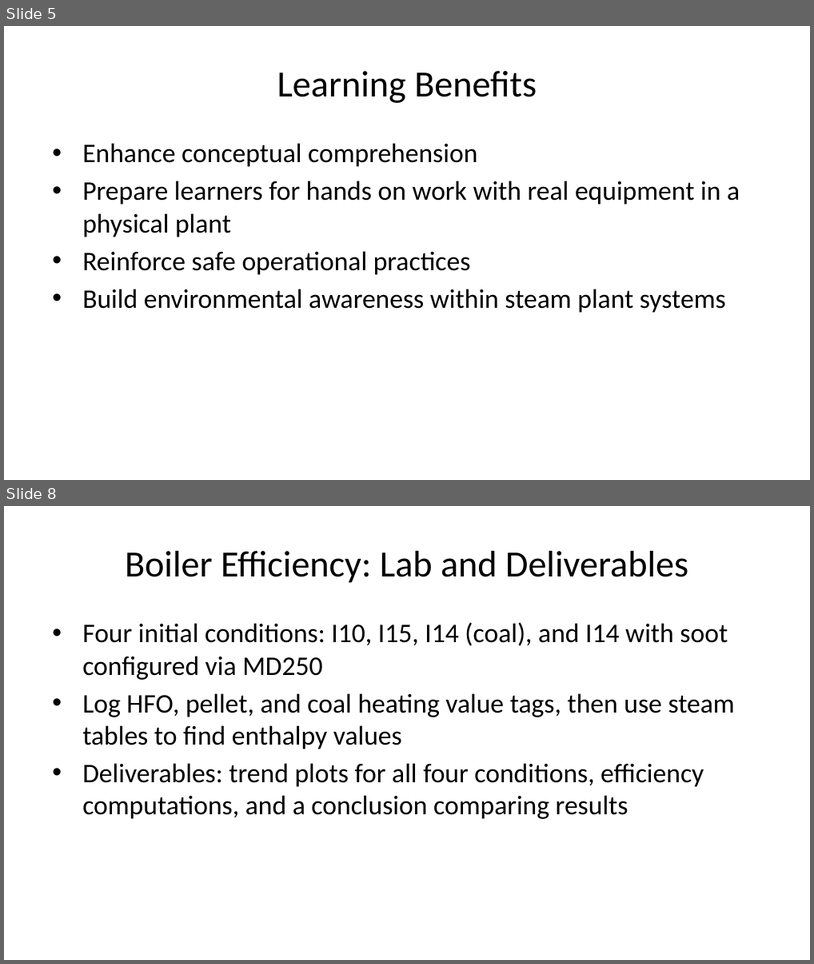
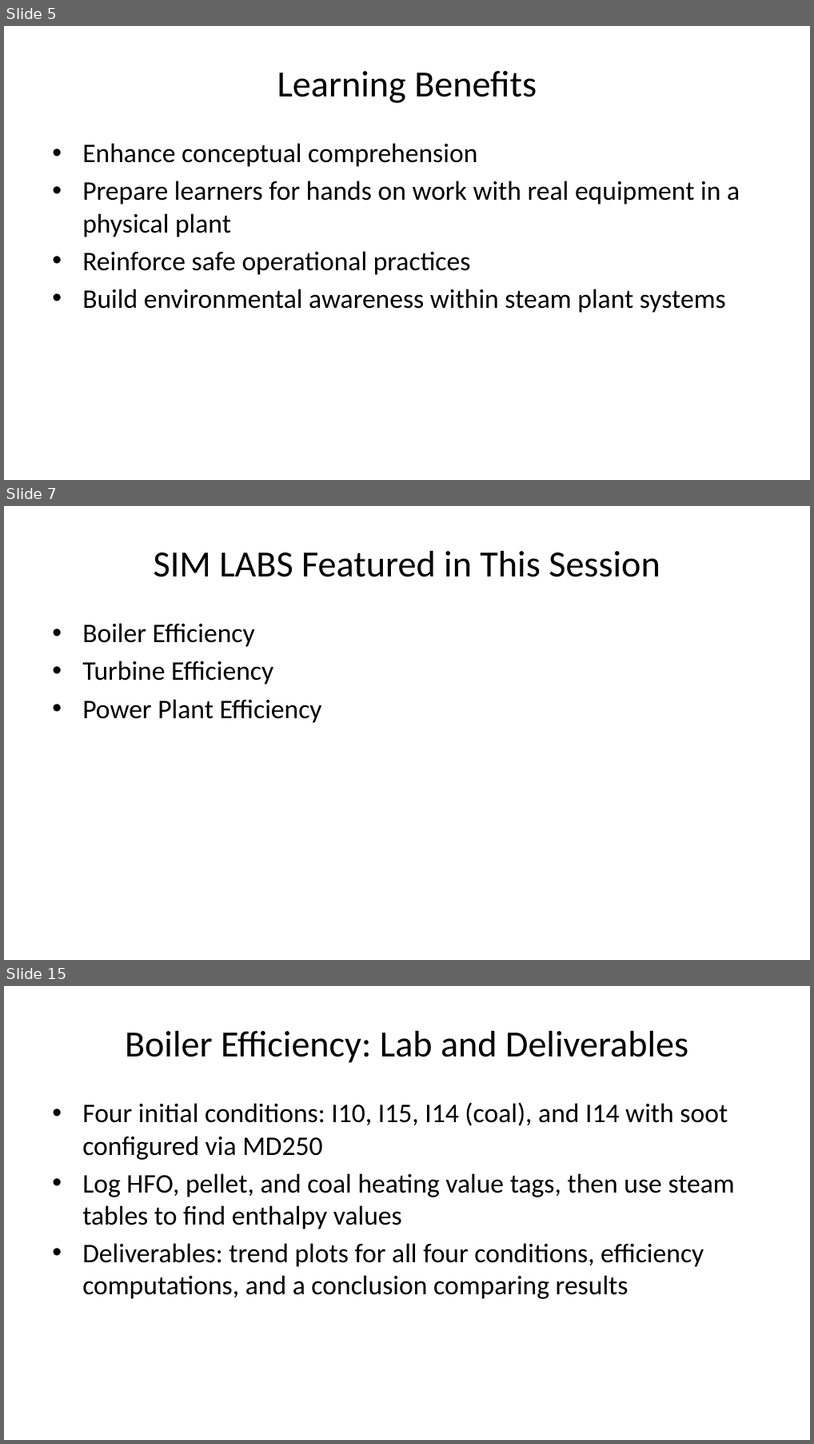
Before and after one commit to volumen25/simlabs, a slide deck: UC2026_simlabs.pptx. Shown one above the other, each under a label of ours: slides 5 and 8 before the commit, slides 5, 7 and 15 after it; the slides between them are not shown. The pictures are 814x964 and 814x1444 pixels, drawn with LibreOffice and Linux fonts; fonts in the diff are those of the drawing. Boxes give left, top, right and bottom in pixels: in the first picture for what was removed or moved away, otherwise in the second. Text is boxed around its words. In the diff, an @@ line names an element or a change of style, - is before the commit and + after.

```diff
--- a/UC2026_simlabs.pptx
+++ b/UC2026_simlabs.pptx
@@ slide 7 added at bbox=[4, 506, 810, 960], background #FFFFFF @@
@@ title added at bbox=[154, 551, 660, 577], 33 pt, text #000000 @@
+SIM LABS Featured in This Session
@@ text added at bbox=[82, 623, 322, 723], 24 pt, text #000000 @@
+• Boiler Efficiency
+• Turbine Efficiency
+• Power Plant Efficiency
@@ what was slide 8 is now slide 15 @@
```
Also in this commit, not shown: 7 slides changed, 17 other slides added, 6 slides removed, 7 other files.
